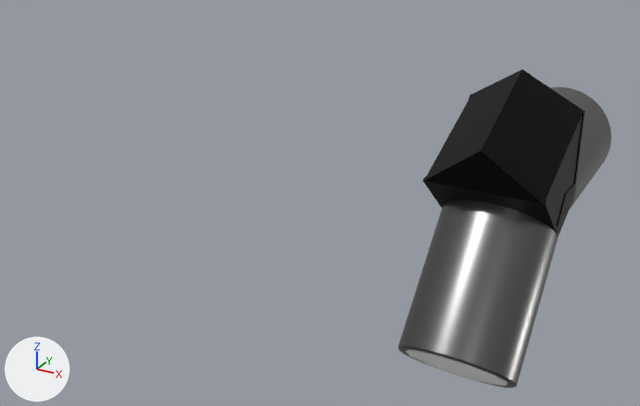
An edit to the glTF model public/loupes/slimScope3.5.glb, drawn before and after from the same camera.
The view is the same before and after, from a 50 mm lens placed at (0.0258, -0.0882, 0.0422), pointed at (-0.0249, 0.0041, -0.0039). The lights are fixed; the arrows at lower left show +X, +Y and +Z. Where no turn or scale is listed for an object, it has been applied to the vertices.

The first picture shows '___--__12.001', '___--__6.001', '___1.001', '_____6.001'.
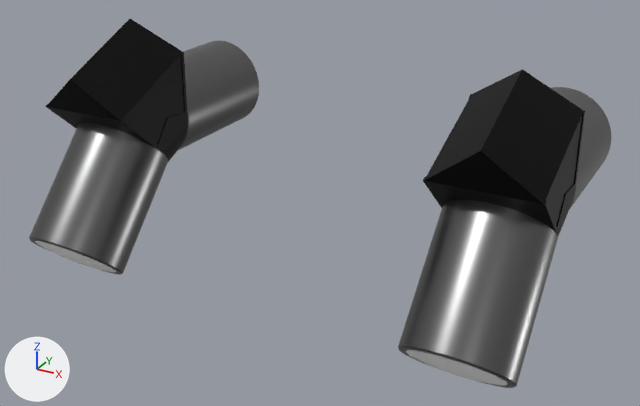
Changed parts and their boxes [x1, y1, x2, y2] in the pictures (640 x 406 px):
'___--__6.002', added: after [29, 41, 259, 275]
'___--__12.002', added (black): after [46, 19, 184, 144]
'_____6.002', added (black): after [45, 52, 188, 162]
'___1.002', added: after [35, 241, 116, 272]

Edits to the bpy script that builds the scene:
```text
Add mat_default_001:
    mat_default_001 = principled_material('Default.001')
    mat_default_001.base_color = (0.0164, 0.0164, 0.0164)  # black #232323
    mat_default_001.metallic = 1.0
    mat_default_001.roughness = 0.513
Add mat_材质_002:
    mat_材质_002 = principled_material('材质.002')
    mat_材质_002.base_color = (1.0, 1.0, 1.0)  # white #ffffff
    mat_材质_002.metallic = 1.0
    mat_材质_002.roughness = 1.0
Add mat_default_002_1:
    mat_default_002_1 = principled_material('Default.002')
    mat_default_002_1.base_color = (0.178, 0.178, 0.178)  # grey #757575
    mat_default_002_1.metallic = 1.0
    mat_default_002_1.roughness = 0.316
Add me_6_002_1:
    me_6_002_1.from_pydata(...)  # 1436 vertices, 2876 faces; spans x -0.0065..0.0065, y -0.0087..0.0136, z -0.0087..0.0127
    me_6_002_1.materials.append(mat_default_001)  # black #232323
Add me_1_002:
    me_1_002.from_pydata(...)  # 864 vertices, 1720 faces; spans x -0.0056..0.0056, y -0.0152..0.026, z -0.0159..0.0087
    me_1_002.materials.append(mat_材质_002)  # white #ffffff
Add me_6_002:
    me_6_002.from_pydata(...)  # 2432 vertices, 4864 faces; spans x -0.0065..0.0065, y -0.0157..0.0253, z -0.0164..0.0097
    me_6_002.materials.append(mat_default_002_1)  # grey #757575
Add me_12_002:
    me_12_002.from_pydata(...)  # 60 vertices, 116 faces; spans x -0.0065..0.0063, y -0.0082..0.0066, z 0.0015..0.0171
    me_12_002.materials.append(mat_default_001)  # black #232323
Add ob_6_002_1:
    ob_6_002_1 = bpy.data.objects.new('_____6.002', me_6_002_1)
    ob_6_002_1.location = (-0.0539, 0.0, 0.0)
Add ob_1_002:
    ob_1_002 = bpy.data.objects.new('___1.002', me_1_002)
    ob_1_002.location = (-0.0539, 0.0, 0.0)
Add ob_6_002:
    ob_6_002 = bpy.data.objects.new('___--__6.002', me_6_002)
    ob_6_002.location = (-0.0539, 0.0, 0.0)
Add ob_12_002:
    ob_12_002 = bpy.data.objects.new('___--__12.002', me_12_002)
    ob_12_002.location = (-0.0538, 0.0, 0.0)
```
